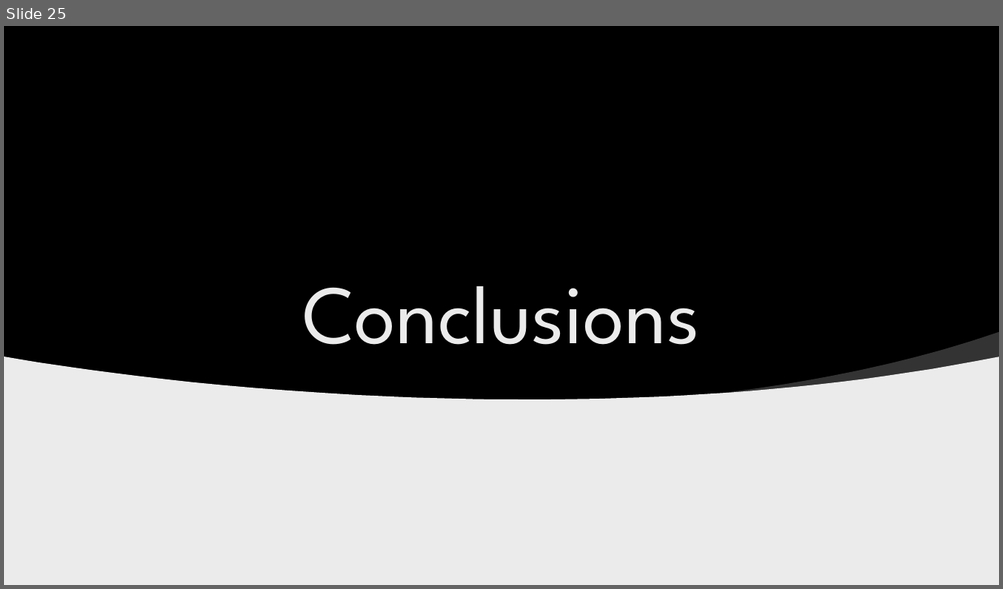
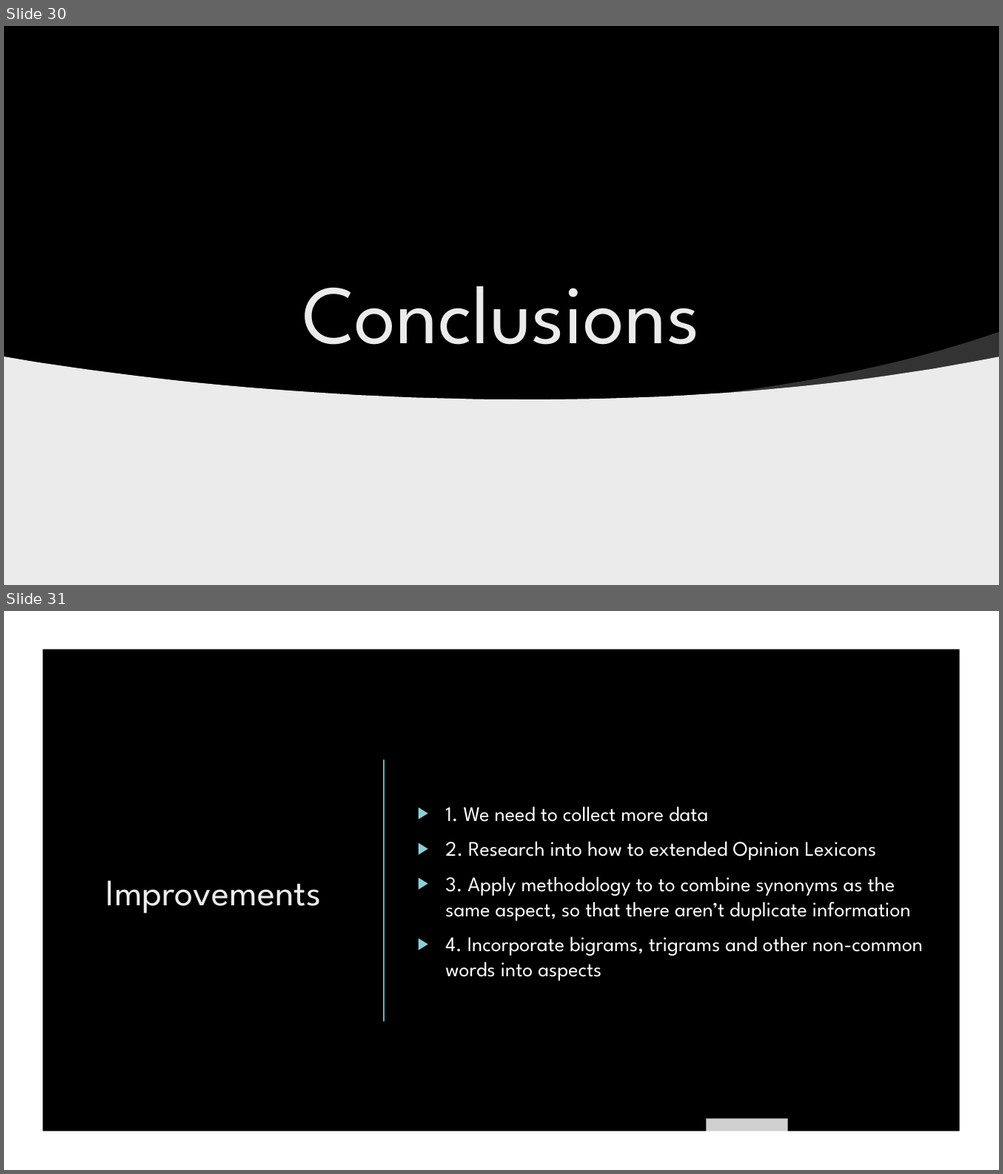
Before and after one commit to ayan1995/Thinkful, a slide deck: Bootcamp/Final Capstone Opinion Mining/Opinion Mining Presentation.pptx. Shown one above the other, each under a label of ours: slide 25 before the commit, slides 30 and 31 after it. The pictures are 1003x589 and 1003x1174 pixels, drawn with LibreOffice and Linux fonts; fonts in the diff are those of the drawing; grey boxes stand for pictures; background and template pictures are left out. Boxes give left, top, right and bottom in pixels: in the first picture for what was removed or moved away, otherwise in the second. Text is boxed around its words. In the diff, an @@ line names an element or a change of style, - is before the commit and + after.

Commit message:
Opinion Mining

```diff
--- a/Bootcamp/Final Capstone Opinion Mining/Opinion Mining Presentation.pptx
+++ b/Bootcamp/Final Capstone Opinion Mining/Opinion Mining Presentation.pptx
@@ slide 31 added at (4,611,999,1170), background picture (left out) @@
@@ rectangle added at (4,611,999,1170), fill #000000 @@
@@ freeform shape added at (4,611,999,1170), fill #FFFFFF @@
@@ rectangle added at (855,611,911,704), fill #B01513 @@
@@ line added from (384, 760) to (384, 1022), #50B9C1 1.5 pt @@
@@ text added at (445,806,922,981), 20 pt, text #FFFFFF @@
+▶ 1. We need to collect more data
+▶ 2. Research into how to extended Opinion Lexicons
+▶ 3. Apply methodology to to combine synonyms as the same aspect, so that there aren’t duplicate information
+▶ 4. Incorporate bigrams, trigrams and other non-common words into aspects
@@ title added at (106,880,321,914), 36 pt, text #EBEBEB @@
+Improvements
@@ picture added at (706,1119,788,1170) @@
@@ what was slide 25 is now slide 30 @@
```
Also in this commit, not shown: 3 slides changed, 7 other slides added, 2 slides removed, 28 other files.
